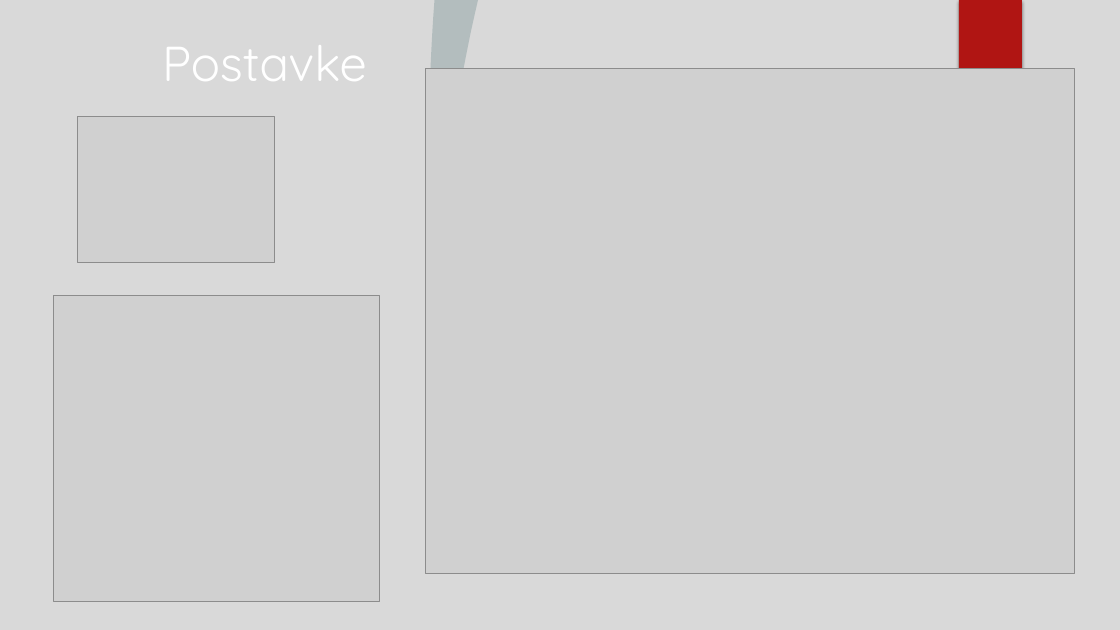
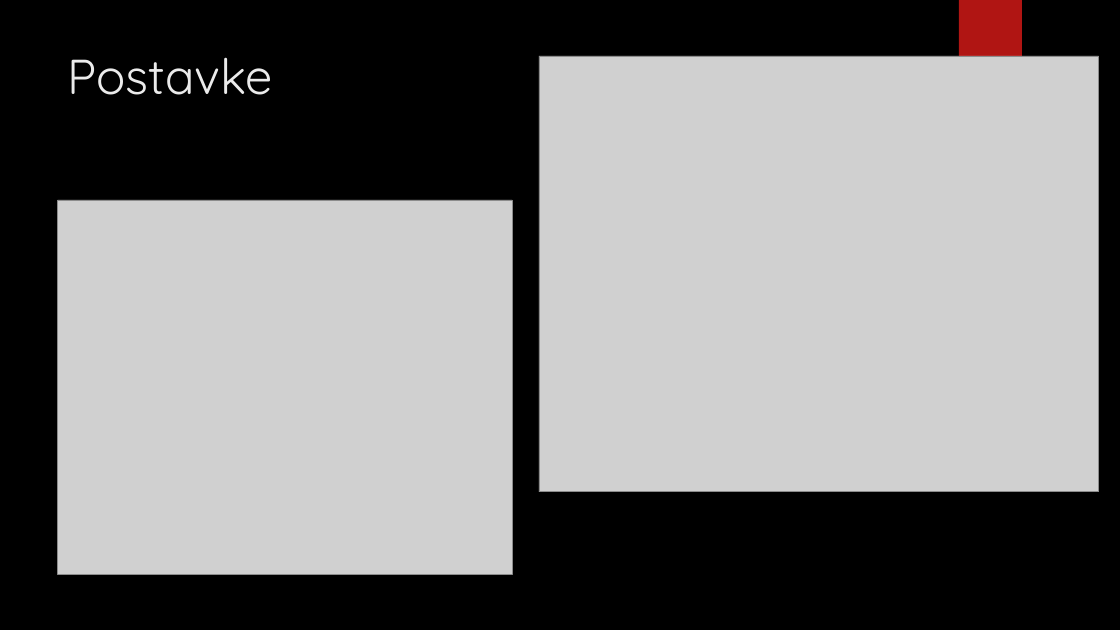
Before and after one commit to NikolaKasnar/Aplikacija-za-demose, a slide deck: slide 13 of Aplikacija za organizaciju demosa za računarske praktikume te.pptx (slide 12 before the commit). Drawn at 1120x630 pixels with LibreOffice and Linux fonts; fonts in the diff are those of the drawing; grey boxes stand for pictures; background and template pictures are left out. Boxes give left, top, right and bottom in pixels: in the first picture for what was removed or moved away, otherwise in the second. Text is boxed around its words. In the diff, an @@ line names an element or a change of style, - is before the commit and + after.

```diff
--- a/Aplikacija za organizaciju demosa za računarske praktikume te.pptx
+++ b/Aplikacija za organizaciju demosa za računarske praktikume te.pptx
@@ background #D9D9D9 to picture (left out) @@
@@ rectangle removed at (x1=0, y1=0, x2=1120, y2=630) @@
@@ freeform shape removed at (x1=427, y1=0, x2=478, y2=341) @@
@@ rectangle removed at (x1=959, y1=0, x2=1022, y2=105) @@
@@ rectangle added at (x1=959, y1=0, x2=1022, y2=105), fill #B01513 @@
@@ title "Postavke" moved from (x1=162, y1=24, x2=367, y2=97) to (x1=68, y1=57, x2=273, y2=95) @@
@@ title "Postavke" at (x1=68, y1=57, x2=273, y2=95): text colour #FFFFFF to #EBEBEB; alignment right to left @@
@@ picture resized from (x1=425, y1=68, x2=1075, y2=574) to (x1=539, y1=56, x2=1099, y2=492) @@
@@ picture removed at (x1=77, y1=117, x2=275, y2=263) @@
@@ picture added at (x1=58, y1=200, x2=513, y2=574) @@
@@ picture removed at (x1=54, y1=296, x2=381, y2=602) @@
```
Also in this commit, not shown: 4 slides added, 3 slides removed.
